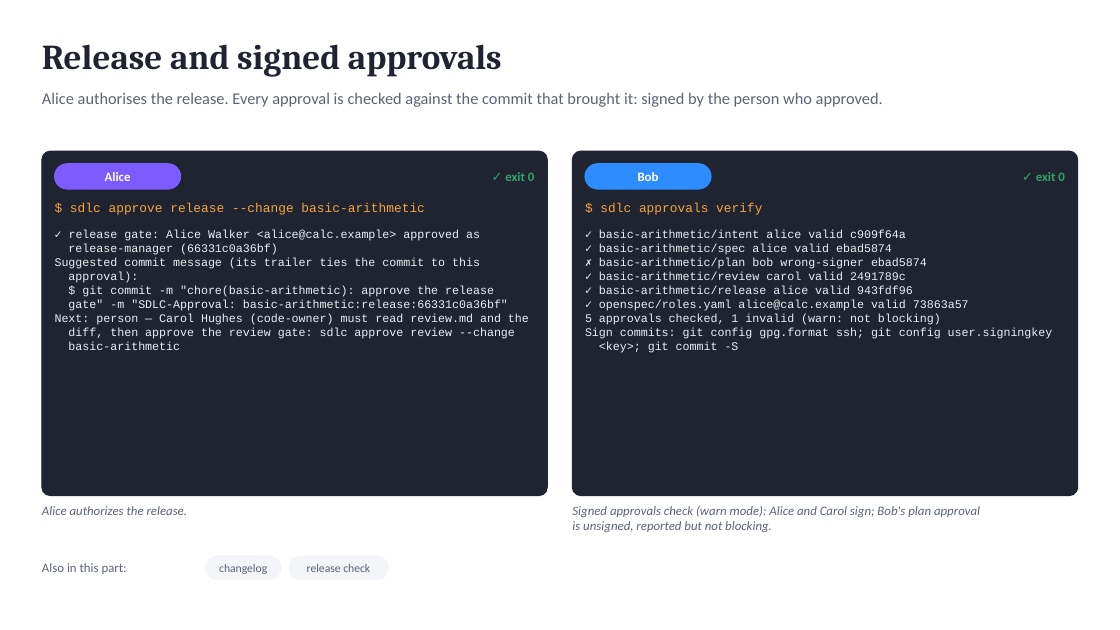
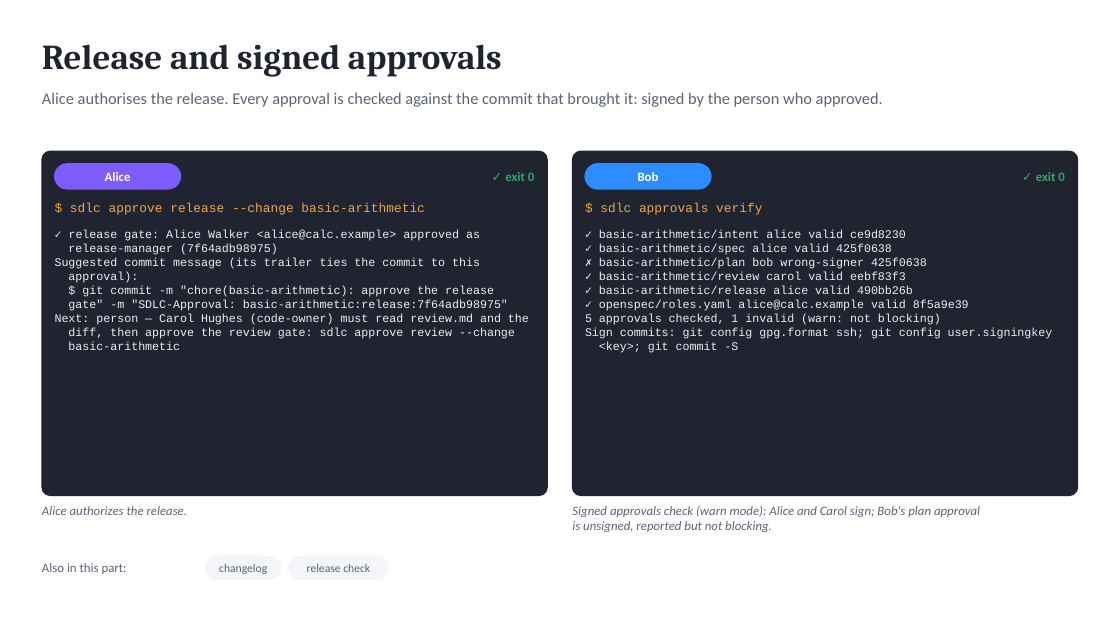
Before and after one commit to marin-ai-tech/sdlc, a slide deck: slide 13 of docs/demo/sdlc-calculator-demo.en.pptx. Drawn at 1120x630 pixels with LibreOffice and Linux fonts; fonts in the diff are those of the drawing. Boxes give left, top, right and bottom in pixels: in the first picture for what was removed or moved away, otherwise in the second. Text is boxed around its words. In the diff, an @@ line names an element or a change of style, - is before the commit and + after.

```diff
--- a/docs/demo/sdlc-calculator-demo.en.pptx
+++ b/docs/demo/sdlc-calculator-demo.en.pptx
@@ text at bbox=[599, 230, 969, 311]: text changed @@
-✓ basic-arithmetic/intent alice valid c909f64a
-✓ basic-arithmetic/spec alice valid ebad5874
-✗ basic-arithmetic/plan bob wrong-signer ebad5874
-✓ basic-arithmetic/review carol valid 2491789c
-✓ basic-arithmetic/release alice valid 943fdf96
-✓ openspec/roles.yaml alice@calc.example valid 73863a57
+✓ basic-arithmetic/intent alice valid ce9d8230
+✓ basic-arithmetic/spec alice valid 425f0638
+✗ basic-arithmetic/plan bob wrong-signer 425f0638
+✓ basic-arithmetic/review carol valid eebf83f3
+✓ basic-arithmetic/release alice valid 490bb26b
+✓ openspec/roles.yaml alice@calc.example valid 8f5a9e39
@@ text at bbox=[68, 244, 278, 255]: text changed @@
-release-manager (66331c0a36bf)
+release-manager (7f64adb98975)
@@ text at bbox=[68, 300, 508, 311]: text changed @@
-gate" -m "SDLC-Approval: basic-arithmetic:release:66331c0a36bf"
+gate" -m "SDLC-Approval: basic-arithmetic:release:7f64adb98975"
```
Also in this commit, not shown: 5 other slides changed, 39 other files.
